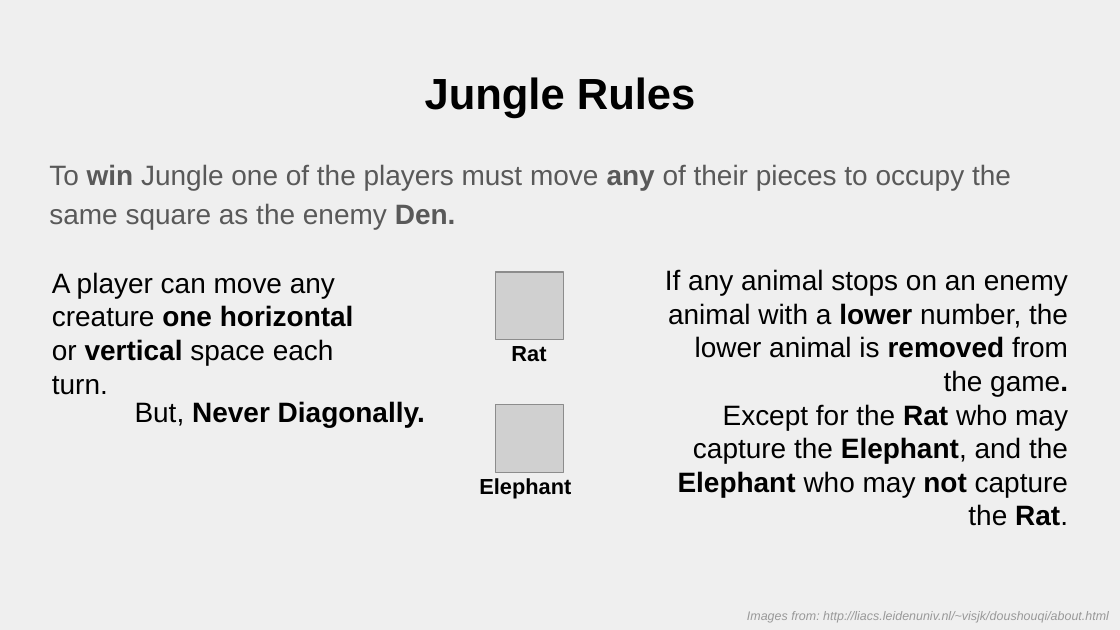
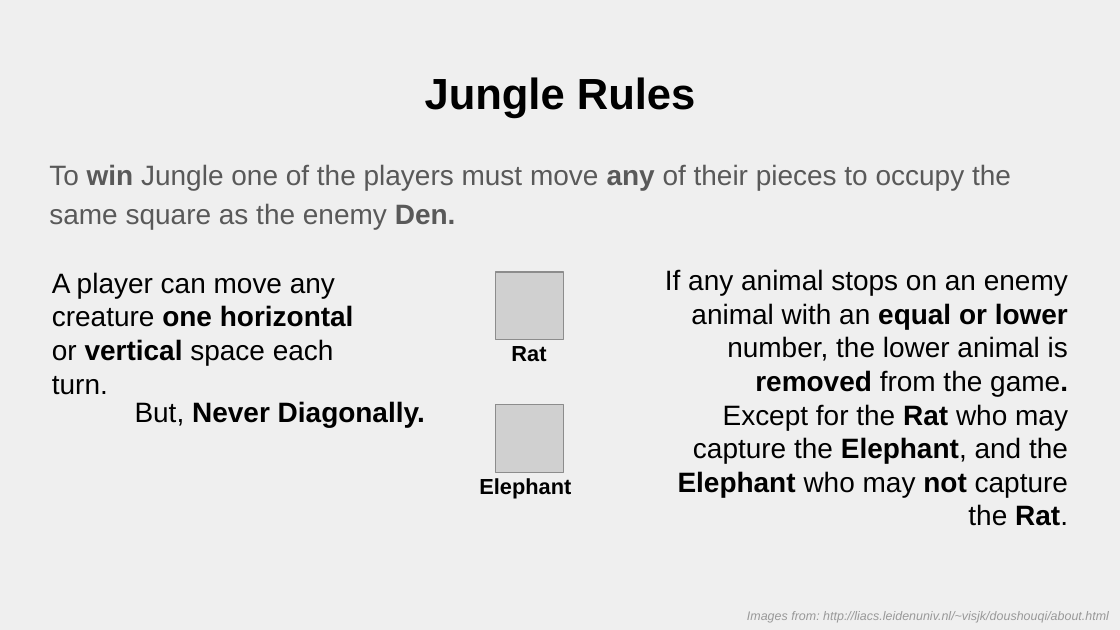
Before and after one commit to amgunden/cs414-f17-301-chessire-coders, a slide deck: slide 4 of P1/Presentation.pptx. Drawn at 1120x630 pixels with LibreOffice and Linux fonts; fonts in the diff are those of the drawing; grey boxes stand for pictures. Boxes give left, top, right and bottom in pixels: in the first picture for what was removed or moved away, otherwise in the second. Text is boxed around its words. In the diff, an @@ line names an element or a change of style, - is before the commit and + after.

Commit message:
Updated rules section

```diff
--- a/P1/Presentation.pptx
+++ b/P1/Presentation.pptx
@@ text at bbox=[665, 269, 1068, 526]: text changed @@
-If any animal stops on an enemy animal with a lower number, the lower animal is removed from the game.
-Except for the Rat who may capture the Elephant, and the Elephant who may not capture the Rat.
+If any animal stops on an enemy animal with an equal or lower number, the lower animal is removed from the game.
+Except for the Rat who may capture the Elephant, and the Elephant who may not capture the Rat.
```
Also in this commit, not shown: 2 other slides changed.
